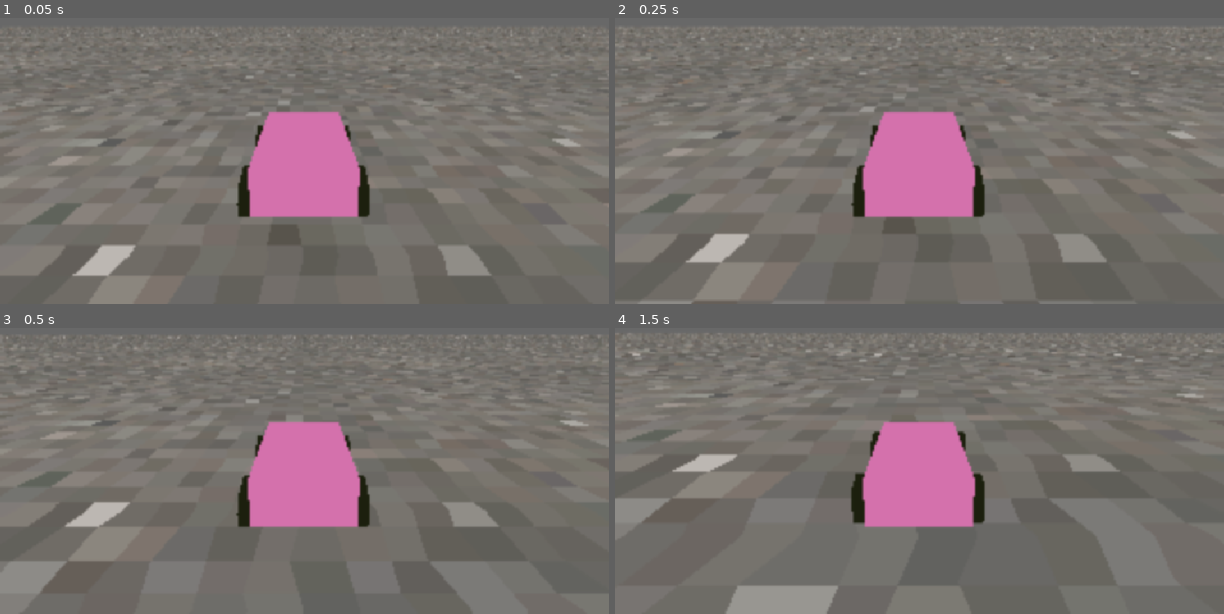
Above: before the commit, frames 1-4 (two rows, left to right).
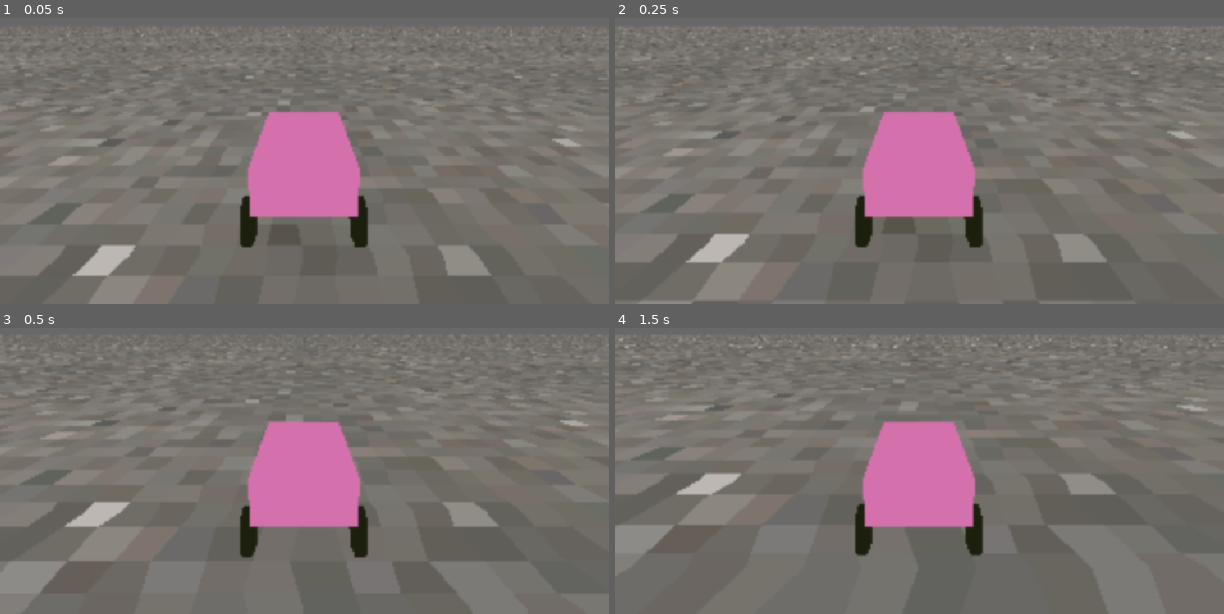
Above: after the commit, the same moments.

Repository: Walfalcon/NormalTaxi
Game: Godot game, scene res://shaders/PostProcessing.tscn
The game is run twice, just before and just after one commit, with the same random seed, the same clock (stepped at 60 frames per second) and the same inputs.
Inputs:
- Up to frame 1 (0.05 s): no input
- Up to frame 2 (0.25 s): no input
- Up to frame 3 (0.5 s): no input
- Up to frame 4 (1.5 s): no input

The runs differ from the first frame. In frame 1, 1.2% of the frame differs, in the area x 38-61%, y 37-81%; in frame 2, 1.2%; in frame 3, 1.2%; in frame 4, 11%, in the area x 0-100%, y 1-100%.

Commit message:
driving works better probably

Diff:
--- a/Game/GameObjects/car.gd
+++ b/Game/GameObjects/car.gd
@@ -12,50 +12,29 @@
 @export var tire_grip: float = 0.9 ## How much the car slides left/right
 @export var roll_friction: float = 0.05 ## Drag force on the car when not accelerating/braking
 
-@onready var tire_front_left: Tire = %TireFrontLeft
-@onready var tire_front_right: Tire = %TireFrontRight
-@onready var tire_back_left: Tire = %TireBackLeft
-@onready var tire_back_right: Tire = %TireBackRight
+@export var tires: Array[Tire]
 
 var gas_brake: float = 0.0 ## Should be from -1 to +1
 var steering: float = 0.0 ## Should be from -max_steering_angle to +max_steering_angle
 
 func _physics_process(delta: float) -> void:
-	tire_front_left.drive(delta)
-	tire_front_right.drive(delta)
-	tire_back_left.drive(delta)
-	tire_back_right.drive(delta)
+	for tire in tires:
+		if tire.steering:
+			tire.steer(steering)
+		tire.suspension()
+		if tire.driven:
+			tire.drive(gas_brake)
+	if linear_velocity.length() < stopping_speed:
+		apply_central_force(-linear_velocity * mass / delta)
+	#	## Steering
+	#	var target_angular_velocity: Vector3 = global_basis.y * steering * drive_speed
+	#	var flat_angular_velocity: Vector3 = angular_velocity.project(global_basis.y)
+	#	apply_torque((target_angular_velocity - flat_angular_velocity) * mass)
+	## Prevent slipping
+	#var slip_speed: float = -global_basis.tdotx(linear_velocity)
+	#force += global_basis.x * slip_speed * tire_grip * mass / delta
 
-	var force: Vector3 = Vector3.ZERO
-	if tire_front_left.is_colliding() or tire_front_right.is_colliding() or tire_back_left.is_colliding() or tire_back_right.is_colliding():
-		var drive_speed: float = -global_basis.tdotz(linear_velocity) ##How fast the car is moving forwards
-		## Gas/Brake
-		if gas_brake > 0.0:
-			if drive_speed < 0.0:
-				force += -global_basis.z * gas_brake * brake_force
-			else:
-				var normalized_speed: float = drive_speed / max_speed
-				if normalized_speed < 1.0:
-					var torque: float = (sin(normalized_speed * PI) / 2.0) + 0.5
-					force += -global_basis.z * torque * gas_brake * gas_force
-		elif gas_brake < 0.0:
-			if drive_speed > 0.0:
-				force += -global_basis.z * gas_brake * brake_force
-			else:
-				var normalized_reverse_speed: float = drive_speed / max_reverse_speed
-				if normalized_reverse_speed < 1.0:
-					var torque: float = (sin(normalized_reverse_speed * PI) / 2.0) + 0.5
-					force += -global_basis.z * torque * gas_brake * gas_force
-		elif linear_velocity.length() > stopping_speed:
-			force += global_basis.z * drive_speed * roll_friction
-		else:
-			force += -linear_velocity * mass / delta
-		## Steering
-		var target_angular_velocity: Vector3 = global_basis.y * steering * drive_speed
-		var flat_angular_velocity: Vector3 = angular_velocity.project(global_basis.y)
-		apply_torque((target_angular_velocity - flat_angular_velocity) * mass)
-	## Prevent slipping
-	var slip_speed: float = -global_basis.tdotx(linear_velocity)
-	force += global_basis.x * slip_speed * tire_grip * mass / delta
+	#apply_central_force(force)
 
-	apply_central_force(force)
+func get_point_velocity(point: Vector3) -> Vector3:
+	return linear_velocity + angular_velocity.cross(point - global_position)
--- a/Game/Level/level.tscn
+++ b/Game/Level/level.tscn
@@ -26,5 +26,3 @@
 
 [node name="PlayerCustom" parent="." instance=ExtResource("2_qmtf6")]
 transform = Transform3D(1, 0, 0, 0, 1, 0, 0, 0, 1, 0, 2.47676, 0)
-gas_force = 900.0
-brake_force = 1200.0
--- a/Game/Player/PlayerCustom.tscn
+++ b/Game/Player/PlayerCustom.tscn
@@ -28,10 +28,15 @@
 height = 0.14
 radial_segments = 7
 
-[node name="PlayerCustom" type="RigidBody3D"]
+[node name="PlayerCustom" type="RigidBody3D" node_paths=PackedStringArray("tires")]
 mass = 50.0
 center_of_mass_mode = 1
 script = ExtResource("1_7i5uh")
+gas_force = 500.0
+brake_force = 700.0
+max_speed = 24.0
+max_reverse_speed = -15.0
+tires = [NodePath("TireFrontLeft"), NodePath("TireFrontRight"), NodePath("TireBackLeft"), NodePath("TireBackRight")]
 
 [node name="CollisionShape3D" type="CollisionShape3D" parent="."]
 transform = Transform3D(1, 0, 0, 0, 1, 0, 0, 0, 1, 0, 0.098, 0)
@@ -46,6 +51,11 @@
 transform = Transform3D(1, 0, 0, 0, 1, 0, 0, 0, 1, -0.677499, 0.05, -0.7)
 target_position = Vector3(0, -0.4, 0)
 script = ExtResource("3_rg7h5")
+target_offset = 0.5
+spring_strength = 4000.0
+damping = 130.0
+steering = true
+driven = false
 tire_model = NodePath("TireMesh")
 
 [node name="TireMesh" type="MeshInstance3D" parent="TireFrontLeft"]
@@ -57,6 +67,11 @@
 transform = Transform3D(1, 0, 0, 0, 1, 0, 0, 0, 1, 0.677, 0.05, -0.7)
 target_position = Vector3(0, -0.4, 0)
 script = ExtResource("3_rg7h5")
+target_offset = 0.5
+spring_strength = 4000.0
+damping = 130.0
+steering = true
+driven = false
 tire_model = NodePath("TireMesh")
 
 [node name="TireMesh" type="MeshInstance3D" parent="TireFrontRight"]
@@ -68,6 +83,9 @@
 transform = Transform3D(1, 0, 0, 0, 1, 0, 0, 0, 1, -0.677, 0.05, 0.7)
 target_position = Vector3(0, -0.4, 0)
 script = ExtResource("3_rg7h5")
+target_offset = 0.5
+spring_strength = 4000.0
+damping = 130.0
 tire_model = NodePath("TireMesh")
 
 [node name="TireMesh" type="MeshInstance3D" parent="TireBackLeft"]
@@ -79,6 +97,9 @@
 transform = Transform3D(1, 0, 0, 0, 1, 0, 0, 0, 1, 0.677, 0.05, 0.7)
 target_position = Vector3(0, -0.4, 0)
 script = ExtResource("3_rg7h5")
+target_offset = 0.5
+spring_strength = 4000.0
+damping = 130.0
 tire_model = NodePath("TireMesh")
 
 [node name="TireMesh" type="MeshInstance3D" parent="TireBackRight"]
--- a/Game/Player/player_custom.gd
+++ b/Game/Player/player_custom.gd
@@ -7,8 +7,6 @@
 	gas_brake = Input.get_axis("Brake", "Gas")
 
 	## Apply steering to front tires
-	tire_front_left.rotation = Vector3(0.0, steering, 0.0)
-	tire_front_right.rotation = Vector3(0.0, steering, 0.0)
 	## Apply gas/braking to all tires
 	#tire_front_left.gas = gas
 	#tire_front_right.gas = gas
--- a/Game/Player/tire.gd
+++ b/Game/Player/tire.gd
@@ -3,11 +3,14 @@
 
 @export_category("Suspension Settings")
 @export var target_offset: float = 0.4
-@export var spring_strength: float = 1000.0
-@export var damping: float = 100.0
+@export var spring_strength: float = 500.0
+@export var damping: float = 10.0
+@export var ray_overextend: float = 0.1
 @export_category("Wheel Settings")
 @export var tire_grip: float = 0.5
-@export var roll_friction: float = 0.05 ## Slows the car when not braking
+@export var roll_friction: float = 15.0 ## Slows the car when not braking
+@export var steering: bool = false
+@export var driven: bool = true
 @export_category("Model")
 @export var tire_model: Node3D
 @export var tire_radius: float = 0.3
@@ -15,26 +18,55 @@
 @export var debug: bool = false
 
 @onready var body: Car = get_parent()
-@onready var last_position: Vector3 = global_position
 
 var gas: float = 0.0
 var brake: float = 0.0
 var last_compression: float = 0.0
 
 func _ready() -> void:
-	target_position.y = -target_offset
-	tire_model.position.y = -target_offset + tire_radius
+	target_position.y = -(target_offset + tire_radius + ray_overextend)
+	tire_model.position.y = -target_offset
 
-func drive(delta: float) -> void:
-	var force: Vector3 = Vector3.ZERO
+## Apply suspension and prevent slipping
+func suspension() -> void:
 	if is_colliding():
-		var current_offset: float = (global_position - get_collision_point()).length()
-		var compression: float = (target_offset - current_offset) / target_offset ## How compressed the suspension is. 1.0 is fully compressed.
-		var compression_velocity: float = (compression - last_compression) * target_offset / delta
-		last_compression = compression
-		force += global_basis.y * ((compression * spring_strength) + compression_velocity * damping)
-		tire_model.position.y = -current_offset + tire_radius
+		var wheel_point: Vector3 = get_collision_point()
+		var spring_length: float = global_position.distance_to(wheel_point) - tire_radius
+		var offset: float = (target_offset - spring_length) ## How compressed the suspension is.
+		var spring_force: float = offset * spring_strength
+
+		var damp_force: float = global_basis.tdoty(body.get_point_velocity(wheel_point)) * damping
+		tire_model.position.y = -spring_length
+		body.apply_force((spring_force - damp_force) * global_basis.y, tire_model.global_position - body.global_position)
 	else:
-		tire_model.position.y = -target_offset + tire_radius
-	last_position = global_position
-	body.apply_force(force, position)
+		tire_model.position.y = -target_offset
+
+func steer(angle: float) -> void:
+	rotation.y = angle
+
+func drive(gas_brake: float) -> void:
+	if is_colliding():
+		var wheel_point: Vector3 = tire_model.global_position
+		var projected_forward: Vector3 = (-global_basis.z).slide(get_collision_normal()).normalized()
+		var drive_speed: float = projected_forward.dot(body.linear_velocity) ##How fast the wheel is moving forwards
+		tire_model.rotate_x(-drive_speed * get_process_delta_time() * 2 * PI * tire_radius)
+
+		## Gas/Brake
+		if gas_brake > 0.0:
+			if drive_speed < 0.0:
+				body.apply_force(projected_forward * gas_brake * body.brake_force, wheel_point - body.global_position)
+			else:
+				var normalized_speed: float = drive_speed / body.max_speed
+				if normalized_speed < 1.0:
+					var torque: float = (sin(normalized_speed * PI) / 2.0) + 0.5
+					body.apply_force(projected_forward * torque * gas_brake * body.gas_force, wheel_point - body.global_position)
+		elif gas_brake < 0.0:
+			if drive_speed > 0.0:
+				body.apply_force(projected_forward * gas_brake * body.brake_force, wheel_point - body.global_position)
+			else:
+				var normalized_reverse_speed: float = drive_speed / body.max_reverse_speed
+				if normalized_reverse_speed < 1.0:
+					var torque: float = (sin(normalized_reverse_speed * PI) / 2.0) + 0.5
+					body.apply_force(projected_forward * torque * gas_brake * body.gas_force, wheel_point - body.global_position)
+		else:
+			body.apply_force(-projected_forward * drive_speed * roll_friction)
--- a/Game/project.godot
+++ b/Game/project.godot
@@ -73,6 +73,11 @@
 disable_install_wizard=true
 copy_path="res://"
 
+[physics]
+
+3d/default_linear_damp=0.0
+3d/default_angular_damp=0.0
+
 [rendering]
 
 renderer/rendering_method="gl_compatibility"
